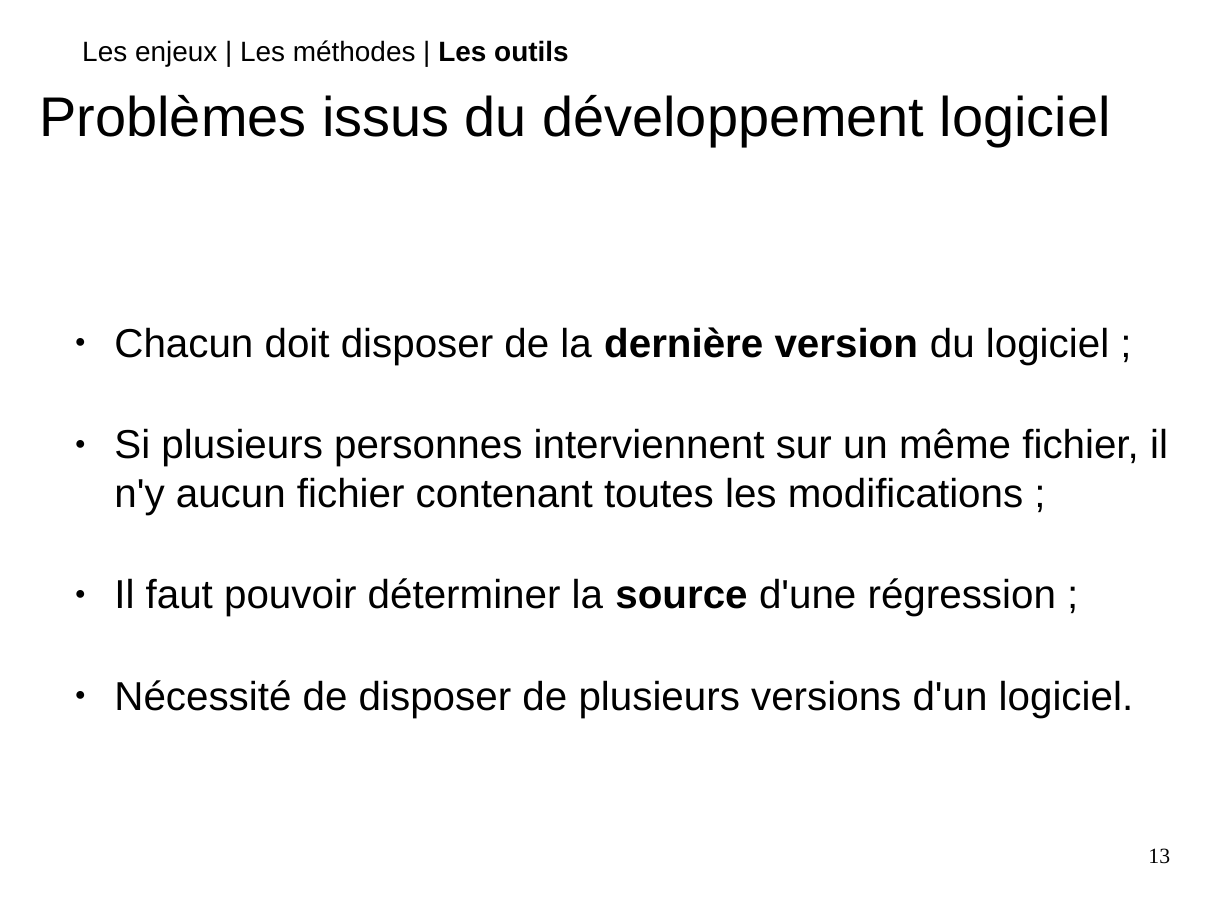
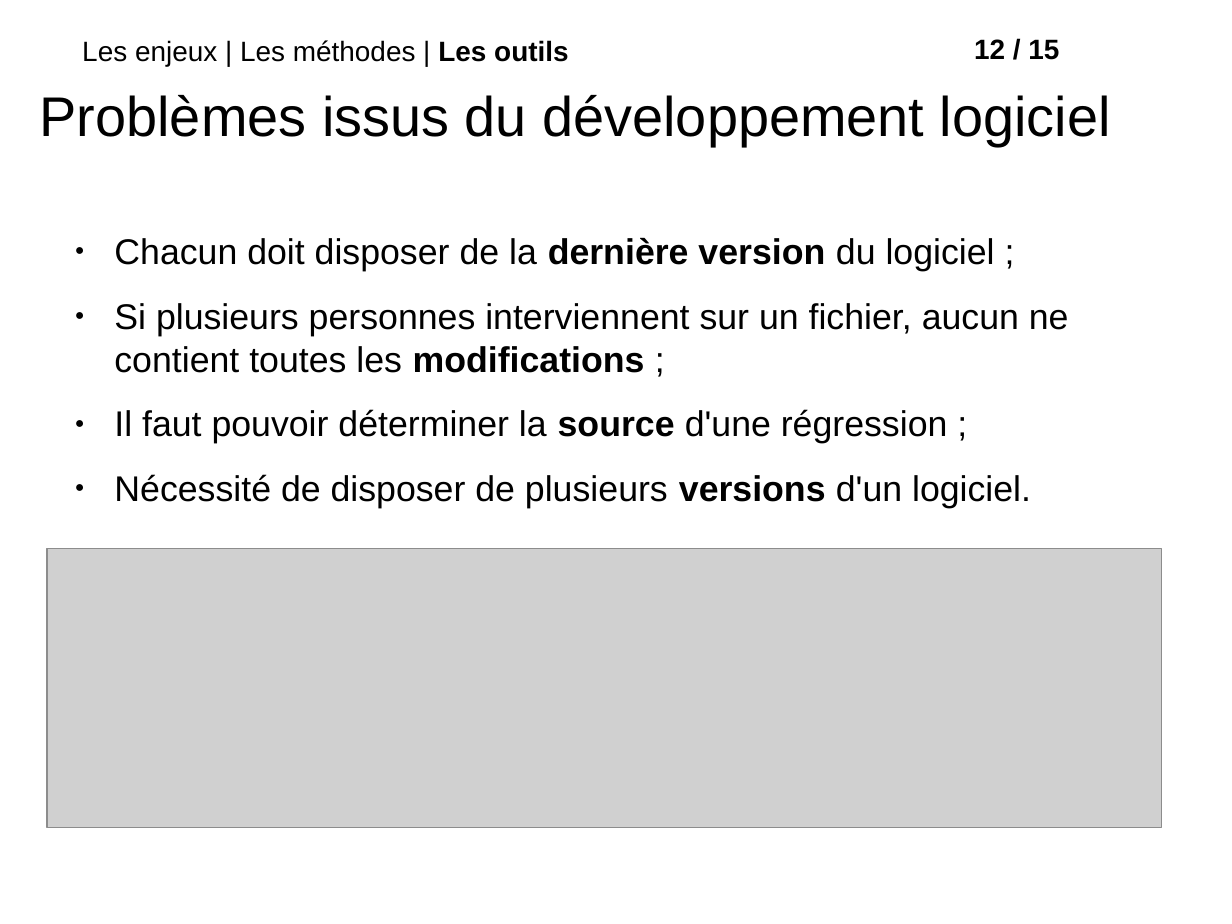
Before and after one commit to roipoussiere/organisation-collaborative-du-travail, a slide deck: slide 13 of organisation_collaborative_du_travail.odp. Drawn at 1232x924 pixels with LibreOffice and Linux fonts; fonts in the diff are those of the drawing; grey boxes stand for pictures; background and template pictures are left out. Boxes give left, top, right and bottom in pixels: in the first picture for what was removed or moved away, otherwise in the second. Text is boxed around its words. In the diff, an @@ line names an element or a change of style, - is before the commit and + after.

```diff
--- a/organisation_collaborative_du_travail.odp
+++ b/organisation_collaborative_du_travail.odp
@@ text added at (974,39,1059,60), 18 pt, text #000000, bold @@
+12 / 15
@@ text "Chacun doit disposer de la ...": place and size @@
-text "Chacun doit disposer de la ..." at (114,327,1168,718)
+text "Chacun doit disposer de la ..." at (114,237,1069,508)
@@ text at (114,237,1031,508): size 26 to 23 pt in "Chacun doit disposer de la dernière version ...", "Il faut pouvoir déterminer la source d'une ...", "Nécessité de disposer de plusieurs versions d'un ..."; bold on in "versions" @@
@@ text at (114,303,1069,373): text changed; size 26 to 23 pt @@
-● Si plusieurs personnes interviennent sur un même fichier, il n'y aucun fichier contenant toutes les modifications ;
+● Si plusieurs personnes interviennent sur un fichier, aucun ne contient toutes les modifications ;
@@ picture added at (47,549,1162,827) @@
@@ page number removed at (1148,848,1170,864) @@
-13
```
Also in this commit, not shown: 14 other slides changed, 1 slide added, 3 slides removed, 4 other files.
